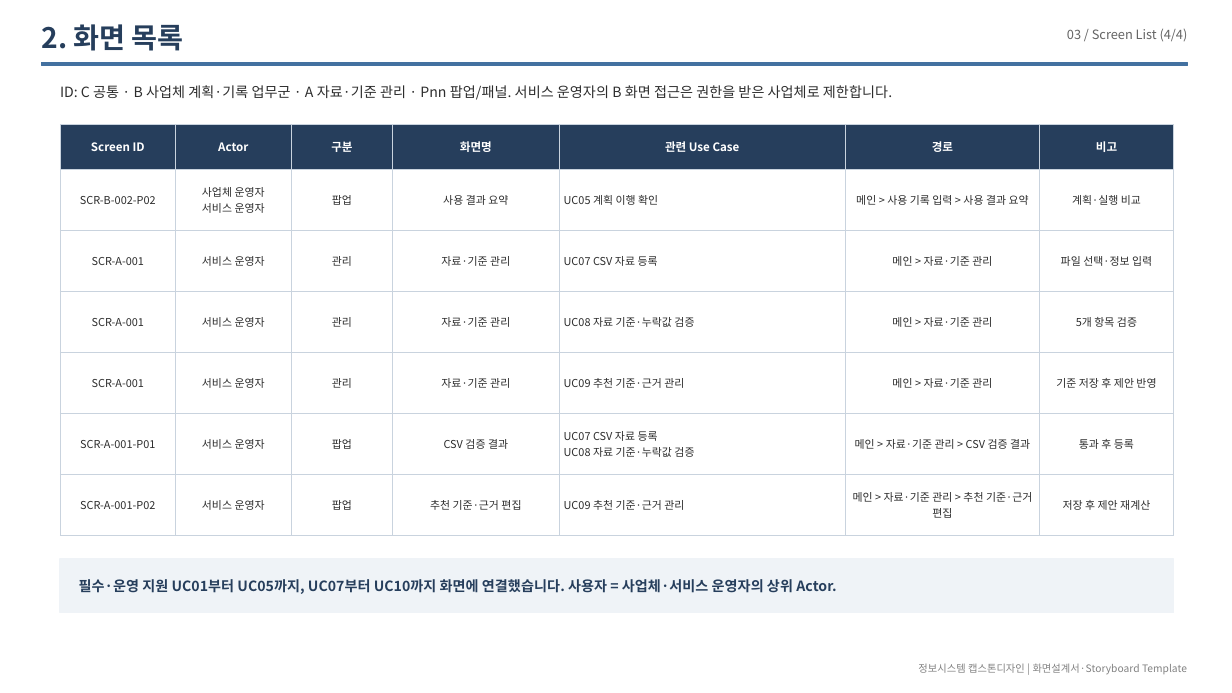
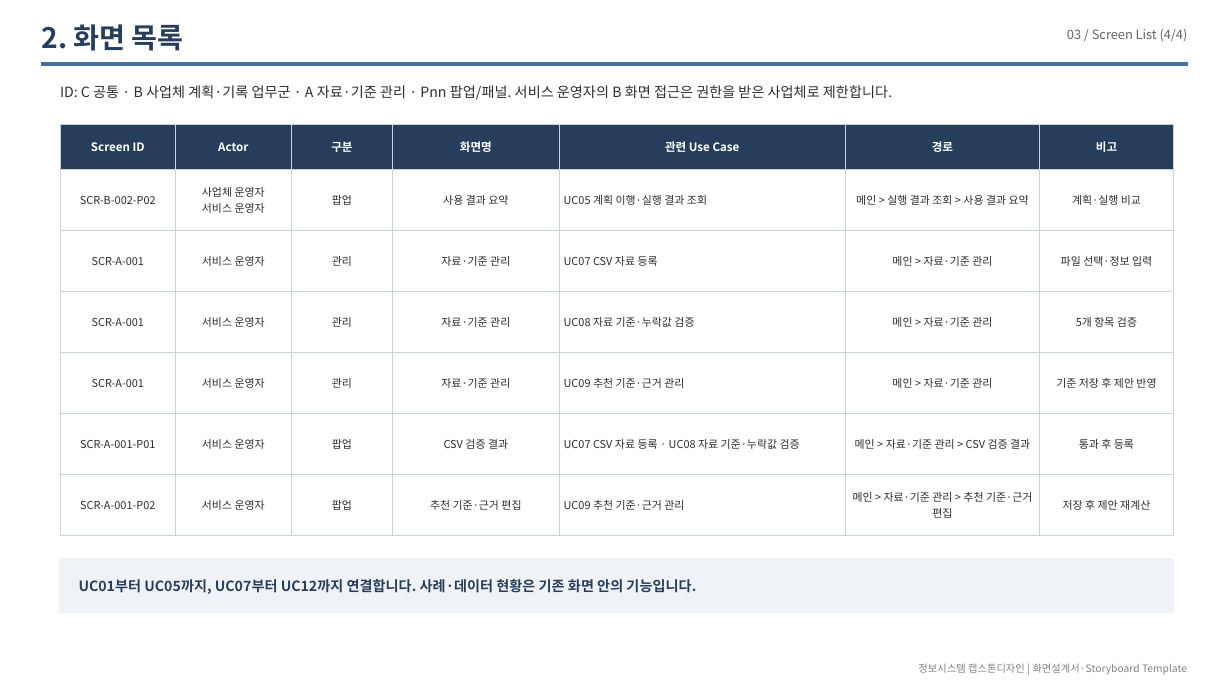
Before and after one commit to LSB-afk/-Information-Systems-Capstone-Design, a slide deck: slide 9 of 00_제출/Red 화면설계서_20260927.pptx. Drawn at 1232x693 pixels with LibreOffice and Linux fonts; fonts in the diff are those of the drawing. Boxes give left, top, right and bottom in pixels: in the first picture for what was removed or moved away, otherwise in the second. Text is boxed around its words. In the diff, an @@ line names an element or a change of style, - is before the commit and + after.

Commit message:
Keep screen specifications aligned with the revised Make flow
Constraint: Preserve the supplied template and use only the two confirmed actors.
Confidence: high
Scope-risk: narrow
Tested: 32 PDF pages; 141 descriptions and markers; 27 capture hashes; unchanged theme, master and layout parts; PPT package, geometry, font and import checks.
Not-tested: Final PowerPoint native rendering; final alignment of the original PROJECT and Use Case Diagram.

```diff
--- a/00_제출/Red 화면설계서_20260927.pptx
+++ b/00_제출/Red 화면설계서_20260927.pptx
@@ table at [60, 125, 1174, 522] @@
-row 2, column 5: UC05 계획 이행 확인
+row 2, column 5: UC05 계획 이행·실행 결과 조회
-row 2, column 6: 메인 > 사용 기록 입력 > 사용 결과 요약
+row 2, column 6: 메인 > 실행 결과 조회 > 사용 결과 요약
-row 6, column 5: UC07 CSV 자료 등록 / UC08 자료 기준·누락값 검증
+row 6, column 5: UC07 CSV 자료 등록 · UC08 자료 기준·누락값 검증
@@ text at [79, 579, 696, 594]: text changed @@
-필수·운영 지원 UC01부터 UC05까지, UC07부터 UC10까지 화면에 연결했습니다. 사용자 = 사업체·서비스 운영자의 상위 Actor.
+UC01부터 UC05까지, UC07부터 UC12까지 연결합니다. 사례·데이터 현황은 기존 화면 안의 기능입니다.
```
Also in this commit, not shown: 28 other slides changed, 2 slides added, 7 other files.
